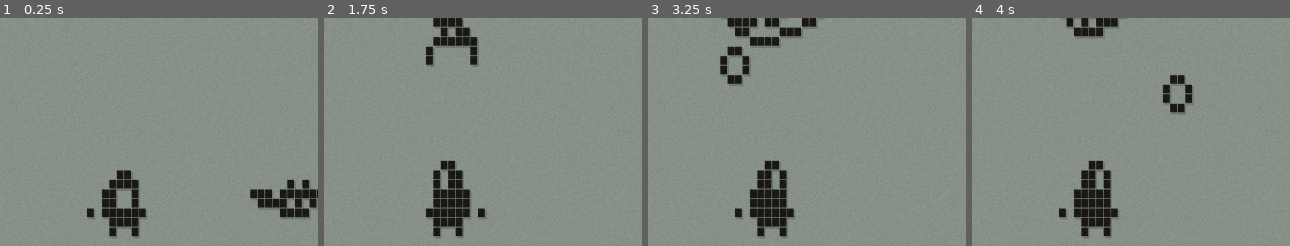
Above: before the commit, frames 1-4 (left to right).
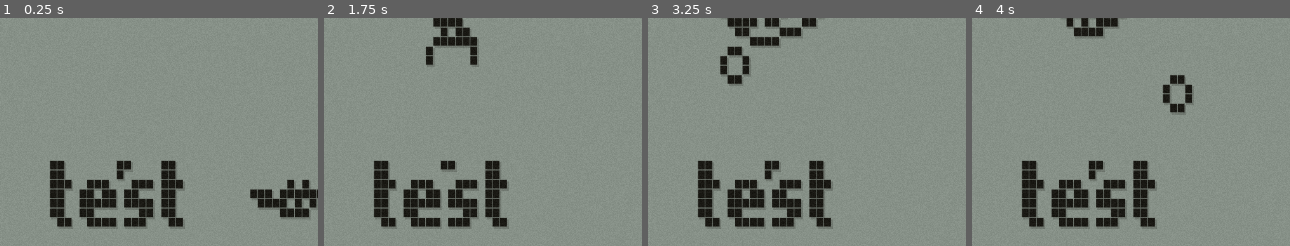
Above: after the commit, the same moments.

Repository: Eptwalabha/template-nokiajam
Game: Godot game, scene res://main.tscn
Two runs of this game, one before a commit and one after it. Both use one fixed random seed, a clock stepped at 60 frames per second and the inputs below.
Inputs:
- Up to frame 1 (0.25 s): no input
- Up to frame 2 (1.75 s): tap Keypad 8 (key_2) at 0.6 s; tap Keypad 4 (key_4) at 1.35 s
- Up to frame 3 (3.25 s): tap Keypad 6 (key_6) at 2.1 s; tap Keypad 2 (key_8) at 2.85 s
- Up to frame 4 (4 s): tap Keypad 8 (key_2) at 3.6 s
The pictures show only the part of the screen within x 31-81%, y 11-60%; the shares and areas given below are measured in that part.

The runs differ from the first frame. In frame 1, 6.2% of the frame differs, in the area x 15-59%, y 62-97%; in frame 2, 6.5%; in frame 3, 6.1%; in frame 4, 6.1%.

Commit message:
Some enemy and player stuff, and game ui setup

Diff:
--- /dev/null
+++ b/scene/UI/In-Game/in_game_ui.gd
@@ -0,0 +1,27 @@
+extends Control
+
+# Hello hello, Cromain. Try to stay in this (in_game_ui.tscn) scene for all the in game UI work.
+# It is already set up to activate and deactive when time is frozen via the scripts below.
+# You shouldn't have to worry about implementing any code in the actual game scene itself.
+
+# The UI is currently set to the viewport size of 1280x720, don't change that.
+# It will automatically scale the UI correctly when you run the game
+# So it will be weird because the text is gonna be really small while editing,
+# but it will be right in the game. See the "test" text label as an example of that
+
+## Current active state. Used by the game node in game.tscn
+var active = true
+
+
+## GameUI activation script. Will run once when time is frozen
+func activate():
+	active = true
+	visible = true
+	# any activation code can go here
+
+
+## GameUI deactivation script. Will run once when time is unfrozen
+func deactivate():
+	active = false
+	visible = false
+	# any deactivation code can go here
--- /dev/null
+++ b/scene/UI/In-Game/in_game_ui.tscn
@@ -0,0 +1,23 @@
+[gd_scene load_steps=2 format=3 uid="uid://bhcy5fgbb6s73"]
+
+[ext_resource type="Script" path="res://scene/UI/In-Game/in_game_ui.gd" id="1_lrcwv"]
+
+[node name="In-Game UI" type="Control"]
+layout_mode = 3
+anchors_preset = 15
+anchor_right = 1.0
+anchor_bottom = 1.0
+grow_horizontal = 2
+grow_vertical = 2
+script = ExtResource("1_lrcwv")
+
+[node name="test" type="Label" parent="."]
+layout_mode = 1
+anchors_preset = 15
+anchor_right = 1.0
+anchor_bottom = 1.0
+grow_horizontal = 2
+grow_vertical = 2
+text = "test"
+horizontal_alignment = 1
+vertical_alignment = 1
--- a/scene/enemy/enemy.gd
+++ b/scene/enemy/enemy.gd
@@ -7,7 +7,7 @@
 var type: Enemies
 var _virtual_position = Vector2(0, 0)
 var _hurting = false
-@onready var bat = $Bat
+@onready var _bat = $Bat
 
 
 
@@ -58,18 +58,18 @@
 
 func _bat_animation_control():
 	if TIME.frozen:
-		bat.pause()
+		_bat.pause()
 	else:
 		if _hurting:
-			if bat.animation != "hurt":
-				bat.play("hurt")
-			if !bat.is_playing():
-				bat.play()
-			if bat.frame == 2:
+			if _bat.animation != "hurt":
+				_bat.play("hurt")
+			if !_bat.is_playing():
+				_bat.play()
+			if _bat.frame == 2:
 				_hurting = false
 		else:
-			if bat.animation != "flying":
-				bat.play("flying")
-			if !bat.is_playing():
-				bat.play()
-			_sprite_flipping(bat)
+			if _bat.animation != "flying":
+				_bat.play("flying")
+			if !_bat.is_playing():
+				_bat.play()
+			_sprite_flipping(_bat)
--- /dev/null
+++ b/scene/game/game.gd
@@ -0,0 +1,10 @@
+extends Node2D
+
+@export var ingameui: Control
+
+
+func _process(delta):
+	if TIME.frozen and !ingameui.active:
+		ingameui.activate()
+	elif !TIME.frozen and ingameui.active:
+		ingameui.deactivate()
--- a/scene/game/game.tscn
+++ b/scene/game/game.tscn
@@ -1,6 +1,7 @@
-[gd_scene load_steps=15 format=3 uid="uid://c6giusprlr2fb"]
+[gd_scene load_steps=17 format=3 uid="uid://c6giusprlr2fb"]
 
 [ext_resource type="Texture2D" uid="uid://bjy06hfqok0au" path="res://assets/img/tilesets/brick_walls_light.png" id="1_jdasb"]
+[ext_resource type="Script" path="res://scene/game/game.gd" id="1_nispk"]
 [ext_resource type="Texture2D" uid="uid://ts6gb1hmcgre" path="res://assets/img/tilesets/brick_walls_dark.png" id="2_avh28"]
 [ext_resource type="PackedScene" uid="uid://cipwrqqknwnrr" path="res://scene/player/player.tscn" id="2_np5c5"]
 [ext_resource type="Script" path="res://scene/game/MainCamera.gd" id="3_avj8l"]
@@ -8,6 +9,7 @@
 [ext_resource type="Texture2D" uid="uid://dsf8okjtvgivm" path="res://assets/img/tilesets/nature.png" id="4_il6hn"]
 [ext_resource type="Script" path="res://scene/game/Spawner.gd" id="7_et3kj"]
 [ext_resource type="PackedScene" uid="uid://5kv27ewaf3f6" path="res://scene/weapons/snowball/snowball.tscn" id="8_bsg2o"]
+[ext_resource type="PackedScene" uid="uid://bhcy5fgbb6s73" path="res://scene/UI/In-Game/in_game_ui.tscn" id="10_dhnfl"]
 
 [sub_resource type="TileSetAtlasSource" id="TileSetAtlasSource_ysga3"]
 texture = ExtResource("1_jdasb")
@@ -140,7 +142,9 @@
 tile_size = Vector2i(8, 8)
 sources/0 = SubResource("TileSetAtlasSource_8kn6h")
 
-[node name="Game" type="Node2D"]
+[node name="Game" type="Node2D" node_paths=PackedStringArray("ingameui")]
+script = ExtResource("1_nispk")
+ingameui = NodePath("UICanvasLayer/In-Game UI")
 
 [node name="MainTileMap" type="TileMap" parent="."]
 tile_set = SubResource("TileSet_olvmd")
@@ -167,3 +171,7 @@
 
 [node name="Snowball" parent="." node_paths=PackedStringArray("_player") instance=ExtResource("8_bsg2o")]
 _player = NodePath("../Player")
+
+[node name="UICanvasLayer" type="CanvasLayer" parent="."]
+
+[node name="In-Game UI" parent="UICanvasLayer" instance=ExtResource("10_dhnfl")]
--- a/scene/player/Player.gd
+++ b/scene/player/Player.gd
@@ -9,6 +9,7 @@
 var moving = false
 var _virtual_position = Vector2(0.0, 0.0)
 var _cooldown = 0.0
+var _hurting = false
 
 
 func get_input():
@@ -36,12 +37,25 @@
 
 
 func _update_player_sprite():
-	if !_player_sprite.is_playing():
-		_player_sprite.play("idle")
-	if moving:
-		_player_sprite.animation = "right"
+	if _hurting:
+		if _player_sprite.animation != "hurt":
+			_player_sprite.play("hurt")
+		if !_player_sprite.is_playing():
+			_player_sprite.play()
+		if _player_sprite.frame == 2:
+			_player_sprite = false
 	else:
-		_player_sprite.animation = "idle"
+		if moving:
+			if _player_sprite.animation != "right":
+				_player_sprite.play("right")
+		else:
+			if _player_sprite.animation != "idle":
+				_player_sprite.play("idle")
+		if !_player_sprite.is_playing():
+			_player_sprite.play()
+	_sprite_flipping()
+
+func _sprite_flipping():
 	if velocity.x > 0:
 		_player_sprite.flip_h = false
 		_player_sprite.offset.x = 0
--- a/scene/player/player.tscn
+++ b/scene/player/player.tscn
@@ -70,7 +70,6 @@
 position = Vector2(-1, -4)
 sprite_frames = SubResource("SpriteFrames_cf88l")
 animation = &"idle"
-frame_progress = 0.430557
 
 [node name="PlayerCollision" type="CollisionShape2D" parent="."]
 shape = SubResource("CircleShape2D_qp1bb")
